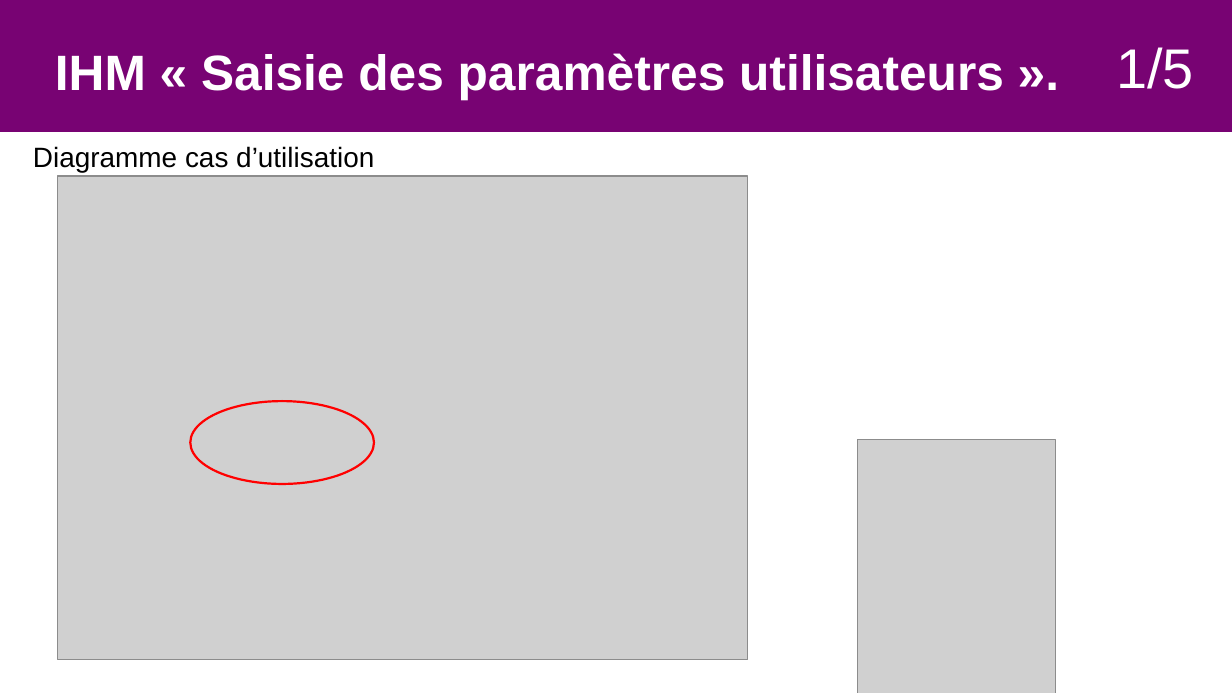
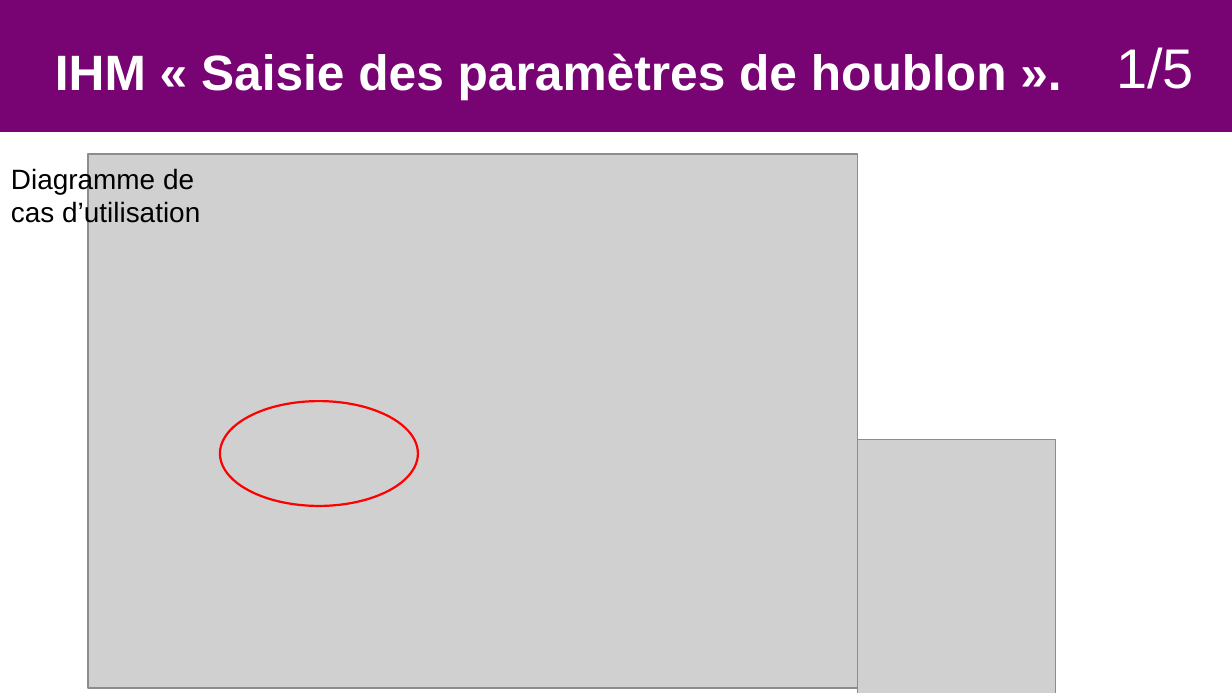
Before and after one commit to Sauvage89/sechoir-houblon, a slide deck: slide 6 of doc/diaporama/revue4/02-revue_sauvage.odp. Drawn at 1232x693 pixels with LibreOffice and Linux fonts; fonts in the diff are those of the drawing; grey boxes stand for pictures. Boxes give left, top, right and bottom in pixels: in the first picture for what was removed or moved away, otherwise in the second. Text is boxed around its words. In the diff, an @@ line names an element or a change of style, - is before the commit and + after.

```diff
--- a/doc/diaporama/revue4/02-revue_sauvage.odp
+++ b/doc/diaporama/revue4/02-revue_sauvage.odp
@@ text at [55,53,1007,100]: text changed @@
-IHM « Saisie des paramètres utilisateurs ».
+IHM « Saisie des paramètres de houblon ».
@@ text at [11,167,200,227]: text changed @@
-Diagramme cas d’utilisation
+Diagramme de cas d’utilisation
@@ picture: place and size @@
-picture at [58,176,749,660]
+picture at [88,154,859,689]
@@ ellipse: place and size @@
-ellipse at [190,401,373,484]
+ellipse at [220,401,418,506]
```
Also in this commit, not shown: 15 other slides changed, 2 slides removed, 2 other files.
